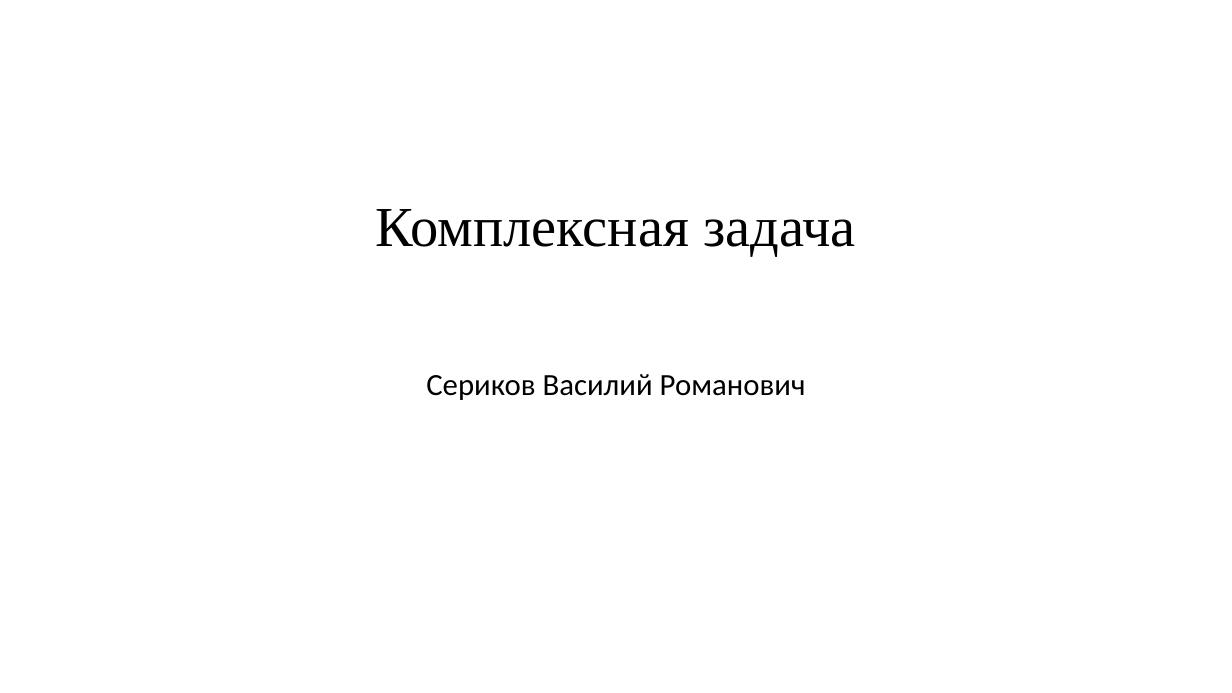
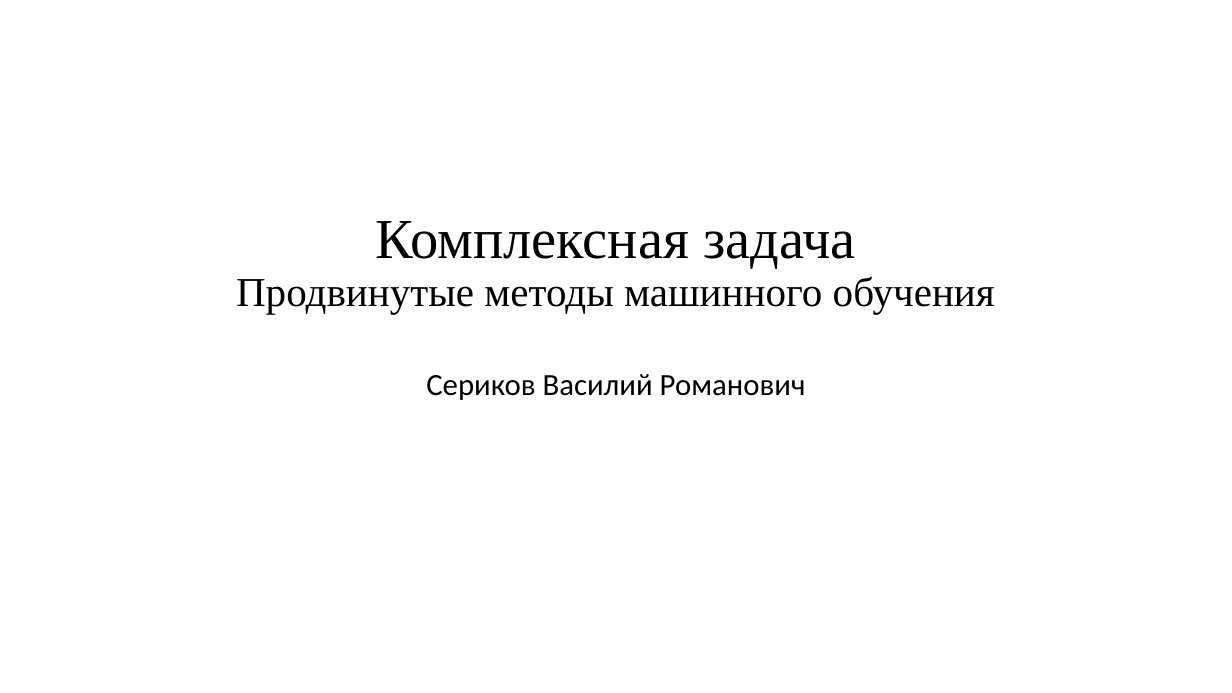
Before and after one commit to serikov1/PythonCode, a slide deck: slide 1 of ML/Complex task/Комплексная задача.pptx. Drawn at 1232x693 pixels with LibreOffice and Linux fonts; fonts in the diff are those of the drawing. Boxes give left, top, right and bottom in pixels: in the first picture for what was removed or moved away, otherwise in the second. Text is boxed around its words. In the diff, an @@ line names an element or a change of style, - is before the commit and + after.

```diff
--- a/ML/Complex task/Комплексная задача.pptx
+++ b/ML/Complex task/Комплексная задача.pptx
@@ title at (236, 221, 995, 314): text changed; size 44 to 32 pt @@
-Комплексная задача
+Комплексная задача
+Продвинутые методы машинного обучения
```
Also in this commit, not shown: 6 other slides changed, 3 slides added, 22 other files.
